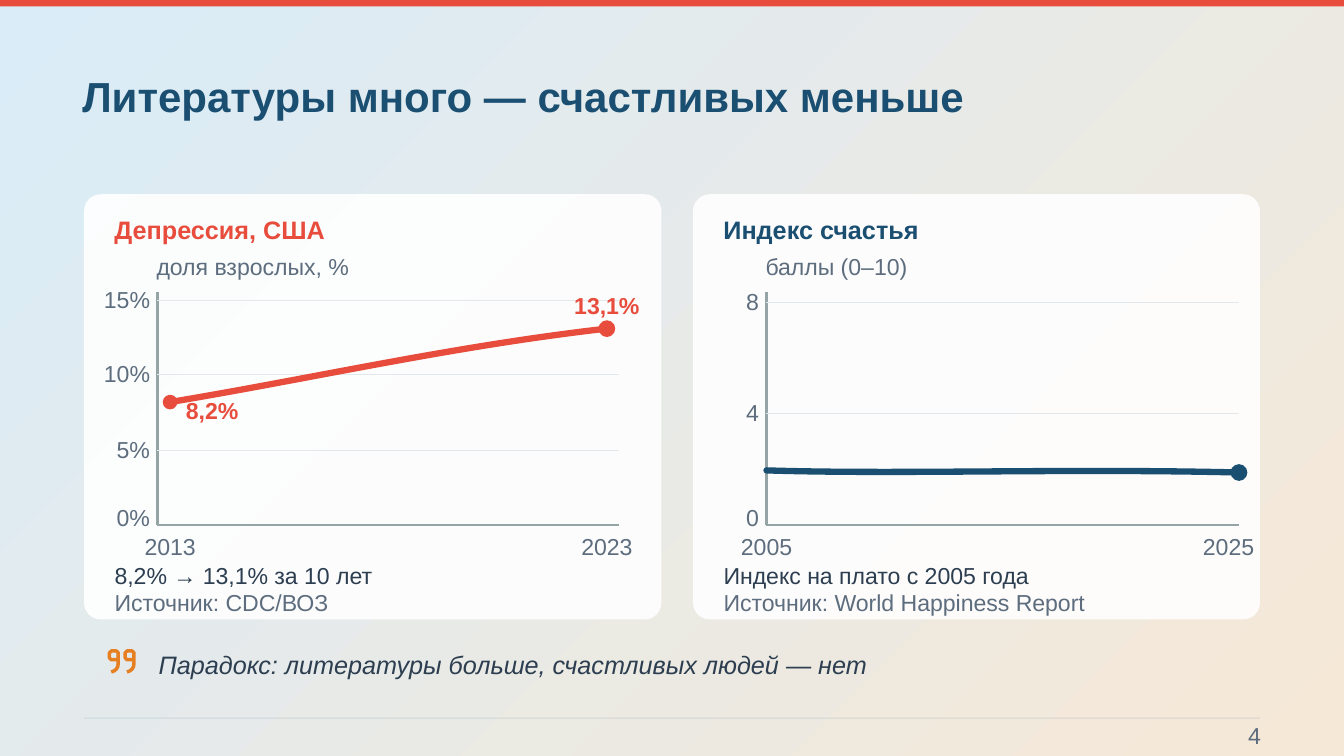
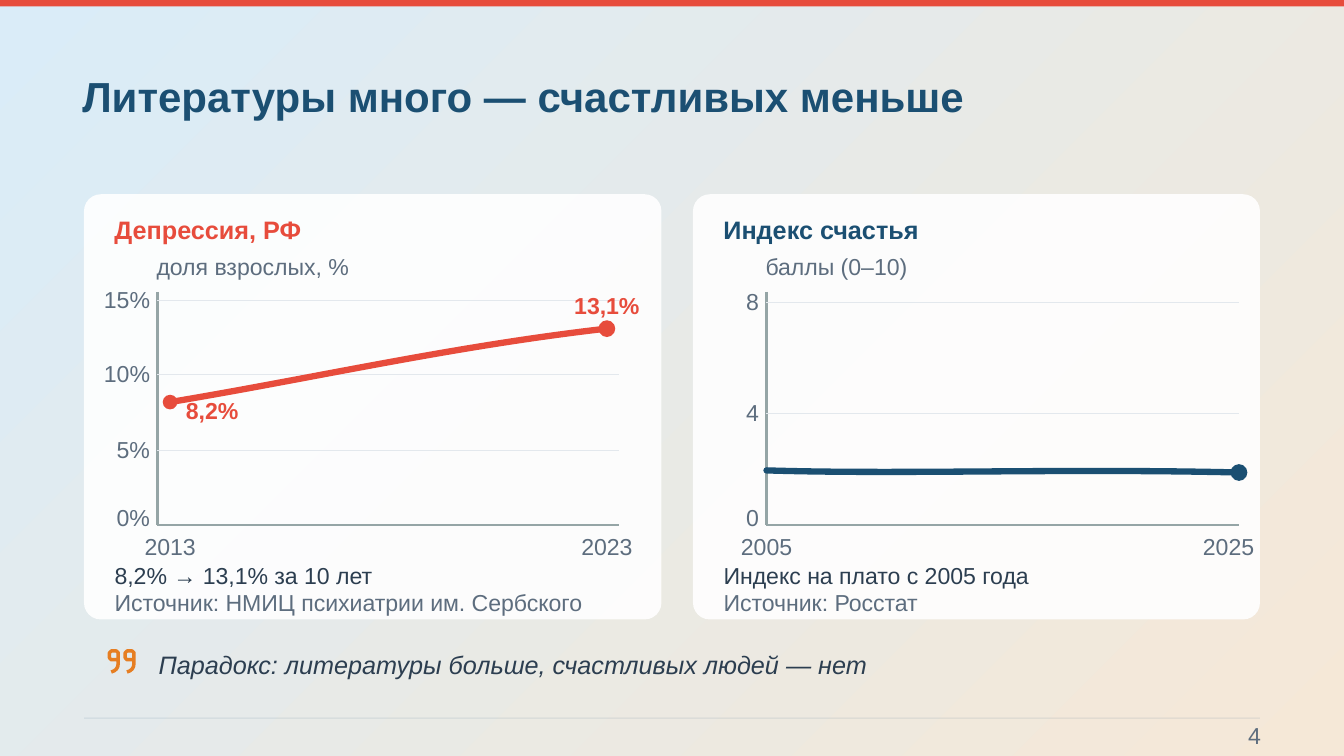
Before and after one commit to Pavel1778/Presentation-happy, a slide deck: slide 4 of Konceptsiya_schastya.pptx. Drawn at 1344x756 pixels with LibreOffice and Linux fonts; fonts in the diff are those of the drawing; background and template pictures are left out. Boxes give left, top, right and bottom in pixels: in the first picture for what was removed or moved away, otherwise in the second. Text is boxed around its words. In the diff, an @@ line names an element or a change of style, - is before the commit and + after.

```diff
--- a/Konceptsiya_schastya.pptx
+++ b/Konceptsiya_schastya.pptx
@@ text at bbox=[114, 221, 301, 245]: text changed @@
-Депрессия, США
+Депрессия, РФ
@@ text at bbox=[115, 594, 582, 616]: text changed @@
-Источник: CDC/ВОЗ
+Источник: НМИЦ психиатрии им. Сербского
@@ text at bbox=[724, 595, 918, 611]: text changed @@
-Источник: World Happiness Report
+Источник: Росстат
```
Also in this commit, not shown: 9 other slides changed, 2 slides added, 53 other files.
